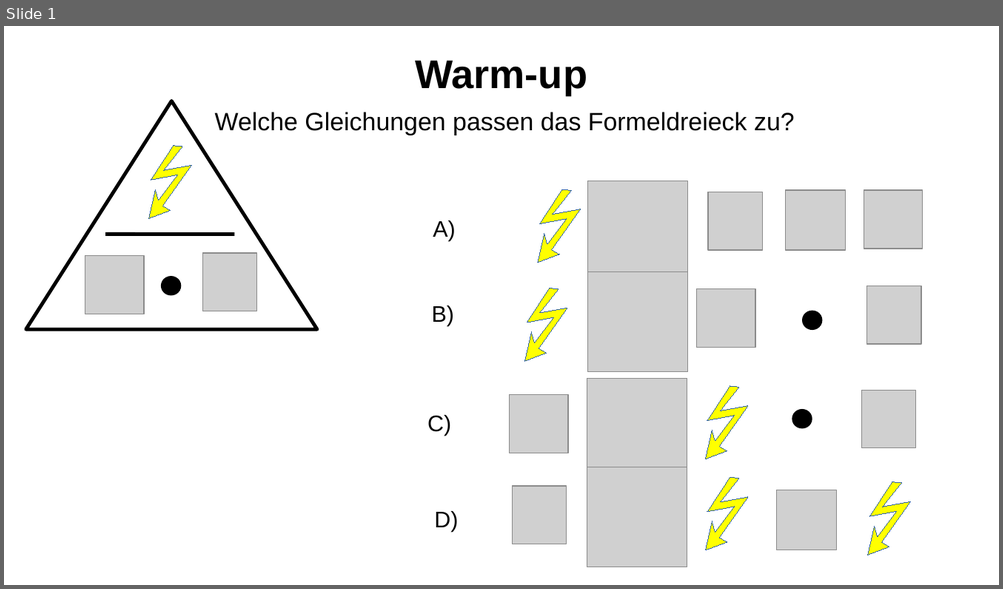
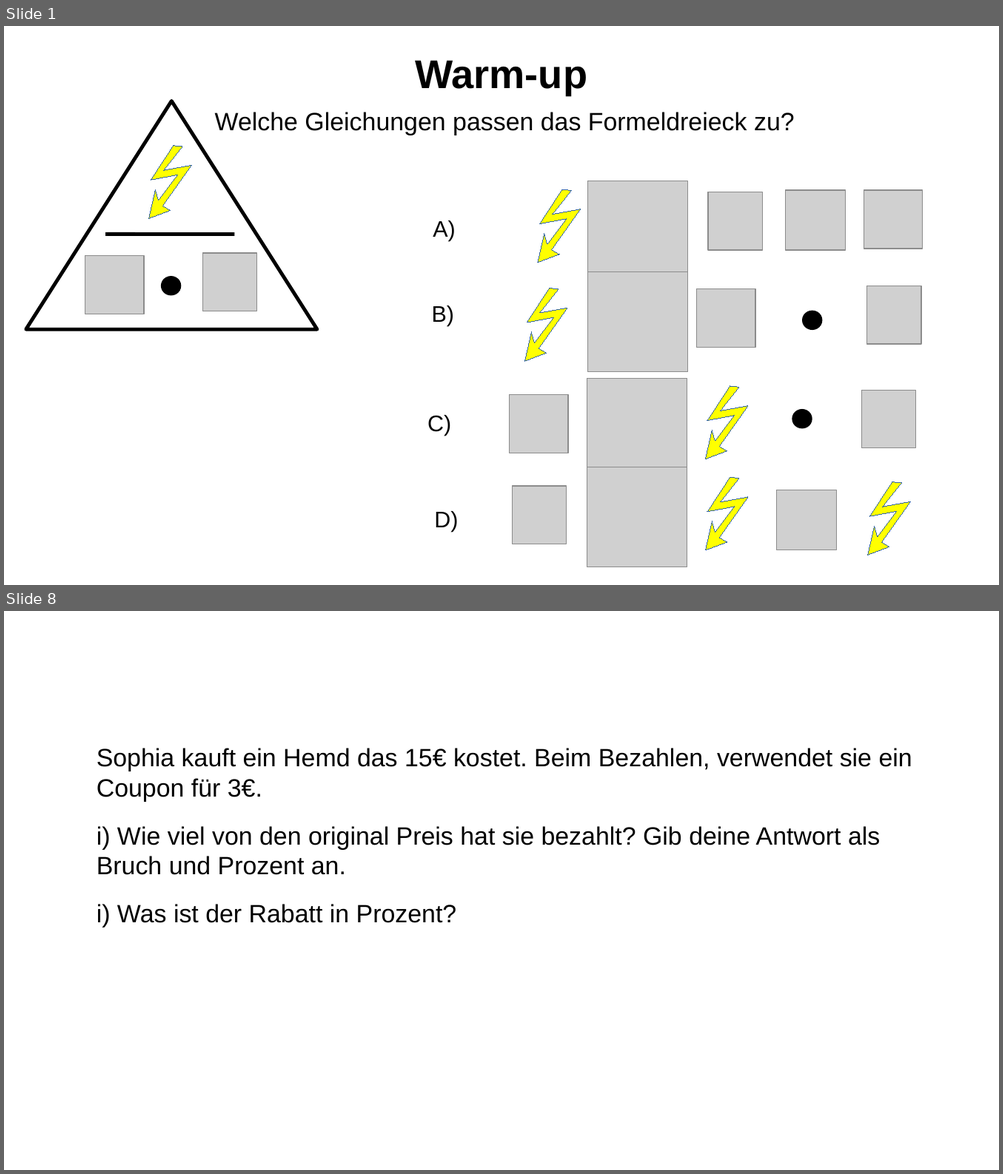
Before and after one commit to bearums/teaching, a slide deck: B5/Mathe/2024/B1/7er/Prozente/02/Warmup.odp. Shown one above the other, each under a label of ours: slide 1 before the commit, slides 1 and 8 after it; the slides between them are not shown. The pictures are 1003x589 and 1003x1174 pixels, drawn with LibreOffice and Linux fonts; fonts in the diff are those of the drawing; grey boxes stand for pictures. Boxes give left, top, right and bottom in pixels: in the first picture for what was removed or moved away, otherwise in the second. Text is boxed around its words. In the diff, an @@ line names an element or a change of style, - is before the commit and + after.

```diff
--- a/B5/Mathe/2024/B1/7er/Prozente/02/Warmup.odp
+++ b/B5/Mathe/2024/B1/7er/Prozente/02/Warmup.odp
@@ slide 8 added at (x1=4, y1=611, x2=999, y2=1170), background #FFFFFF @@
@@ text added at (x1=96, y1=748, x2=912, y2=928), 20 pt, text #000000 @@
+Sophia kauft ein Hemd das 15€ kostet. Beim Bezahlen, verwendet sie ein Coupon für 3€.
+i) Wie viel von den original Preis hat sie bezahlt? Gib deine Antwort als Bruch und Prozent an.
+i) Was ist der Rabatt in Prozent?
```
Also in this commit, not shown: 1 slide changed, 6 other slides added, 1 slide removed, 10 other files.
